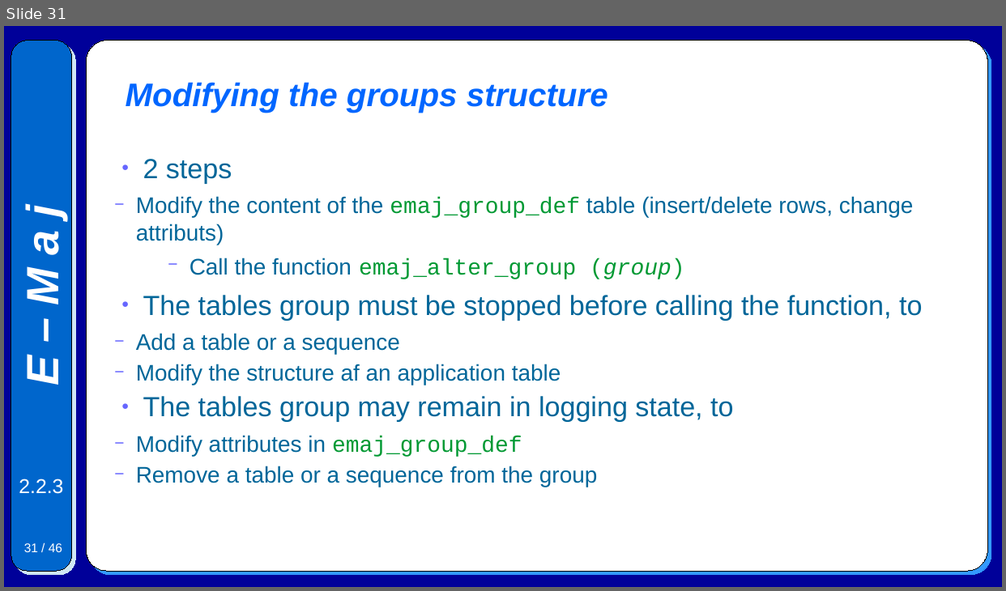
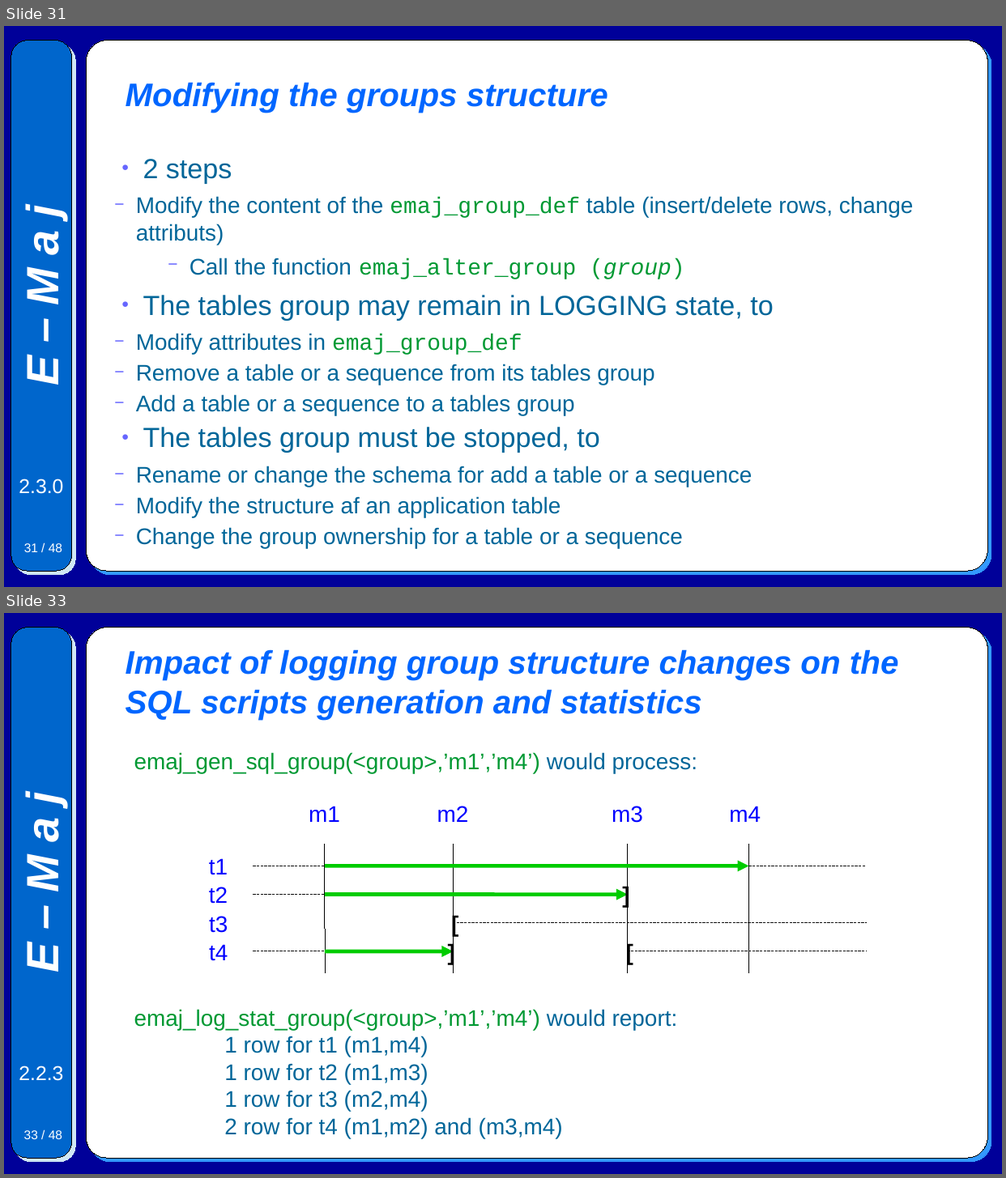
Before and after one commit to beaud76/emaj_doc, a slide deck: Emaj.devel_pres_en.odp. Shown one above the other, each under a label of ours: slide 31 before the commit, slides 31 and 33 after it; the slides between them are not shown. The pictures are 1006x591 and 1006x1178 pixels, drawn with LibreOffice and Linux fonts; fonts in the diff are those of the drawing. Boxes give left, top, right and bottom in pixels: in the first picture for what was removed or moved away, otherwise in the second. Text is boxed around its words. In the diff, an @@ line names an element or a change of style, - is before the commit and + after.

```diff
--- a/Emaj.devel_pres_en.odp
+++ b/Emaj.devel_pres_en.odp
@@ slide 33 added at [4, 613, 1002, 1174], background #000099; not listed: 3 template elements that a slide beside it also shows @@
@@ title added at [126, 649, 899, 720], 26 pt, text #0066FF, bold, italic @@
+Impact of logging group structure changes on the SQL scripts generation and statistics
@@ text added at [134, 752, 697, 773], 18 pt, text #009933 @@
+emaj_gen_sql_group(<group>,’m1’,’m4’) would process:
@@ text added at [309, 806, 340, 822], 18 pt, text #0000FF @@
+m1
@@ text added at [437, 806, 469, 822], 18 pt, text #0000FF @@
+m2
@@ text added at [612, 806, 643, 823], 18 pt, text #0000FF @@
+m3
@@ text added at [729, 806, 761, 822], 18 pt, text #0000FF @@
+m4
@@ line added from (325, 845) to (325, 973), #000000 0 pt @@
@@ line added from (454, 845) to (454, 973), #000000 0 pt @@
@@ line added from (628, 845) to (628, 973), #000000 0 pt @@
@@ line added from (749, 845) to (749, 973), #000000 0 pt @@
@@ text added at [209, 858, 228, 875], 18 pt, text #0000FF @@
+t1
@@ line added from (254, 867) to (867, 867), #000000 0 pt @@
@@ arrow added from (325, 867) to (749, 867), #00CC00 3 pt @@
@@ text added at [613, 876, 639, 911], 18 pt, text #000000, bold @@
+]
@@ text added at [209, 887, 228, 904], 18 pt, text #0000FF @@
+t2
@@ line added from (254, 895) to (628, 895), #000000 0 pt @@
@@ arrow added from (325, 895) to (628, 895), #00CC00 3 pt @@
@@ text added at [209, 916, 228, 933], 18 pt, text #0000FF @@
+t3
@@ text added at [442, 905, 467, 940], 18 pt, text #000000, bold @@
+[
@@ line added from (454, 923) to (867, 923), #000000 0 pt @@
@@ text added at [209, 944, 228, 961], 18 pt, text #0000FF @@
+t4
@@ line added from (254, 952) to (454, 952), #000000 0 pt @@
@@ arrow added from (325, 952) to (454, 952), #00CC00 3 pt @@
@@ text added at [439, 934, 464, 968], 18 pt, text #000000, bold @@
+]
@@ text added at [617, 934, 642, 968], 18 pt, text #000000, bold @@
+[
@@ line added from (628, 952) to (867, 952), #000000 0 pt @@
@@ text added at [134, 1009, 678, 1139], 18 pt, text #006699 @@
+emaj_log_stat_group(<group>,’m1’,’m4’) would report:
+1 row for t1 (m1,m4)
+1 row for t2 (m1,m3)
+1 row for t3 (m2,m4)
+2 row for t4 (m1,m2) and (m3,m4)
@@ text added at [19, 1066, 63, 1081], 16 pt, text #FFFFFF @@
+2.2.3
@@ page number added at [24, 1131, 62, 1139], 10 pt, text #FFFFFF @@
+33 / 48
@@ slide 31 changed as well @@
@@ text at [136, 295, 773, 487]: text changed; size 22 to 18 pt @@
-● The tables group must be stopped before calling the function, to
-  − Add a table or a sequence
+● The tables group may remain in LOGGING state, to
+  − Modify attributes in emaj_group_def
+  − Remove a table or a sequence from its tables group
+  − Add a table or a sequence to a tables group
+● The tables group must be stopped, to
+  − Rename or change the schema for add a table or a sequence
@@ text at [19, 479, 63, 494]: text changed @@
-2.2.3
+2.3.0
@@ text at [221, 527, 534, 545]: text changed @@
-● The tables group may remain in logging state, to
-  − Modify attributes in emaj_group_def
-  − Remove a table or a sequence from the group
+  − Change the group ownership for a table or a sequence
@@ page number at [24, 544, 62, 552]: text changed @@
-31 / 46
+31 / 48
```
Also in this commit, not shown: 45 other slides changed, 1 other slide added, 4 other files.
